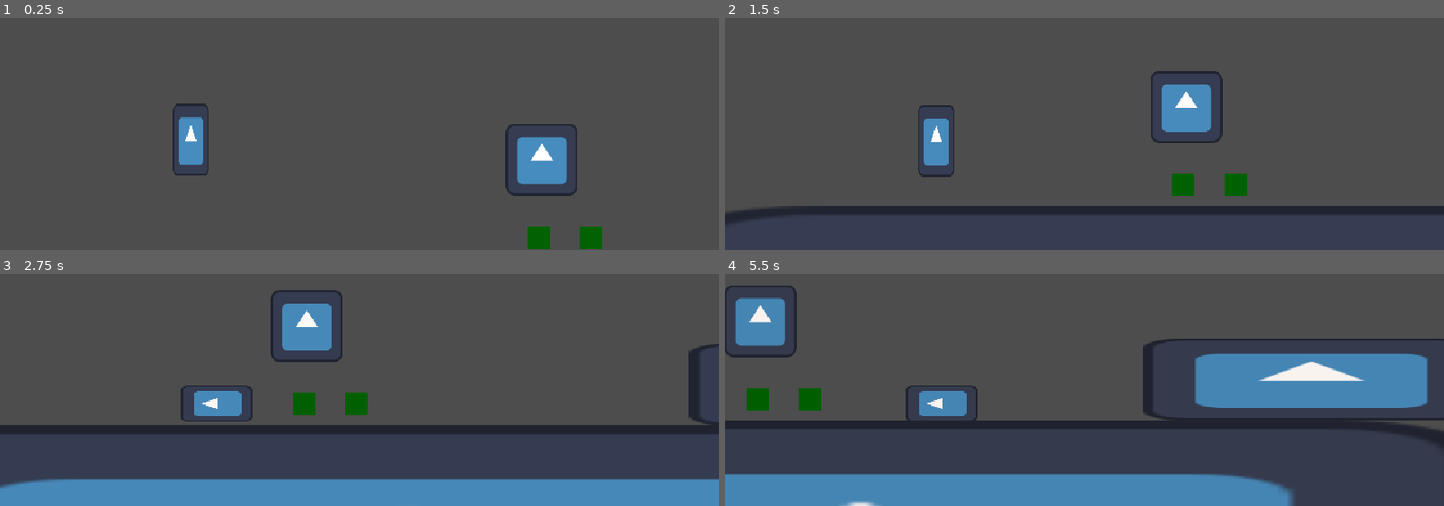
Above: before the commit, frames 1-4 (two rows, left to right).
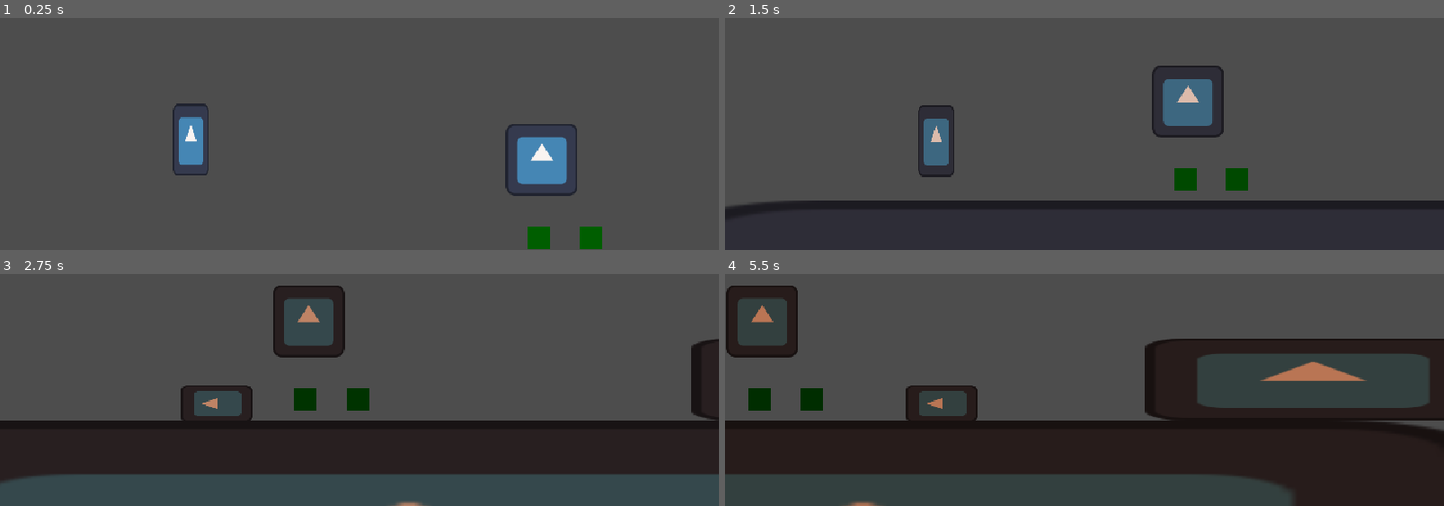
Above: after the commit, the same moments.

Repository: AlfredoCamarena/Protocolo-Ocaso
Game: Godot game, scene res://main/main.tscn
Two runs of this game, one before a commit and one after it. Both use one fixed random seed, a clock stepped at 60 frames per second and the inputs below. The engine's default icon, where the game draws it, is replaced by a stand-in: a white triangle on a blue panel in a dark square.
Inputs:
- Up to frame 1 (0.25 s): no input
- Up to frame 2 (1.5 s): tap Enter at 0.5 s; hold S (slide) 0.53-1.28 s; tap Space (jump) at 0.77 s; tap S (slide) at 1.35 s
- Up to frame 3 (2.75 s): tap Space (jump) at 1.52 s; hold S (slide) from 2.03 s (still down)
- Up to frame 4 (5.5 s): release S (slide) at 2.78 s; tap S (slide) at 2.85, 4.35 s; tap Space (jump) at 3.02, 3.77, 4.52 s; hold S (slide) 3.53-4.28 s; hold S (slide) from 5.03 s (still down)

The runs differ from the first frame. In frame 2, 21% of the frame differs, in the area x 0-100%, y 20-100%; in frame 3, 39%; in frame 4, 56%, in the area x 0-100%, y 5-100%.

Commit message:
Mejora transición de climbing a running

Diff:
--- a/main/main.tscn
+++ b/main/main.tscn
@@ -15,7 +15,7 @@
 tracks/0/interp = 1
 tracks/0/loop_wrap = true
 tracks/0/keys = {
-"times": PackedFloat32Array(0, 60.000004, 120.00001, 180),
+"times": PackedFloat32Array(0, 3.0333333, 120.00001, 180),
 "transitions": PackedFloat32Array(1, 1, 1, 1),
 "update": 0,
 "values": [Color(1, 1, 1, 1), Color(0.7188297, 0.4641232, 0.3343134, 1), Color(1, 0.27058825, 0.05490196, 1), Color(0, 0.007843138, 0.22352941, 1)]
--- a/player/player.gd
+++ b/player/player.gd
@@ -6,8 +6,7 @@
 @export var jump_force := -400.0
 @export var climb_speed := -400.0
 
-@onready var ray_cast_wall_high := $RayCastWallHigh as RayCast2D
-@onready var ray_cast_wall_low := $RayCastWallLow as RayCast2D
+@onready var ray_cast_front_low := $RayCastFrontLow as RayCast2D
 @onready var health_cmp := $HealthCMP as HealthCMP
 
 var running_speed: float
--- a/player/player.tscn
+++ b/player/player.tscn
@@ -10,25 +10,30 @@
 [ext_resource type="Script" uid="uid://dwj4cj2jxq5s3" path="res://player/states_transitions/sliding_state.gd" id="7_boad6"]
 [ext_resource type="Script" uid="uid://jok3a0h0dl5c" path="res://player/states_transitions/climbing_state.gd" id="8_rgyib"]
 
-[sub_resource type="CapsuleShape2D" id="CapsuleShape2D_rkbax"]
-radius = 44.0
-height = 144.0
+[sub_resource type="CapsuleShape2D" id="CapsuleShape2D_hg6s5"]
+radius = 30.0
+height = 124.0
 
 [sub_resource type="CapsuleShape2D" id="CapsuleShape2D_g1dw6"]
-radius = 44.0
-height = 144.0
+radius = 30.0
+height = 124.0
 
 [node name="Player" type="CharacterBody2D"]
 collision_layer = 2
 script = ExtResource("1_g1dw6")
 climb_speed = -500.0
 
+[node name="Sprite2D" type="Sprite2D" parent="."]
+scale = Vector2(0.5, 1)
+texture = ExtResource("1_oul6g")
+offset = Vector2(0, -64)
+
 [node name="CollisionShapeStanding" type="CollisionShape2D" parent="."]
 position = Vector2(0, -64)
-shape = SubResource("CapsuleShape2D_rkbax")
+shape = SubResource("CapsuleShape2D_hg6s5")
 
 [node name="CollisionShapeSliding" type="CollisionShape2D" parent="."]
-position = Vector2(0, -45)
+position = Vector2(0, -31)
 rotation = 1.5707964
 shape = SubResource("CapsuleShape2D_g1dw6")
 disabled = true
@@ -37,23 +42,15 @@
 script = ExtResource("2_hg6s5")
 metadata/_custom_type_script = "uid://dfmk3lkfqrbru"
 
-[node name="Sprite2D" type="Sprite2D" parent="."]
-scale = Vector2(0.5, 1)
-texture = ExtResource("1_oul6g")
-offset = Vector2(0, -64)
+[node name="RayCastFrontLow" type="RayCast2D" parent="."]
+position = Vector2(0, -4)
+rotation = -1.5707964
+target_position = Vector2(-1.4305115e-06, 32)
 
 [node name="Camera2D" type="Camera2D" parent="."]
 offset = Vector2(300, -200)
 zoom = Vector2(0.5, 0.5)
 position_smoothing_enabled = true
-
-[node name="RayCastWallHigh" type="RayCast2D" parent="."]
-position = Vector2(11, -65)
-rotation = -1.5707964
-
-[node name="RayCastWallLow" type="RayCast2D" parent="."]
-position = Vector2(11, -11)
-rotation = -1.5707964
 
 [node name="StateMachine" type="Node" parent="." node_paths=PackedStringArray("default_state")]
 script = ExtResource("2_rkbax")
--- a/player/states/player_state_run.gd
+++ b/player/states/player_state_run.gd
@@ -2,4 +2,4 @@
 extends PlayerStateBase
 
 func start():
-	player.velocity.x = player.running_speed
+	player.velocity = Vector2(player.running_speed, 0)
--- a/player/states_transitions/climbing_state.gd
+++ b/player/states_transitions/climbing_state.gd
@@ -3,5 +3,5 @@
 func on_physics_process(delta: float) -> void:
 	super.on_physics_process(delta)
 
-	if not player.ray_cast_wall_low.is_colliding():
+	if not player.ray_cast_front_low.is_colliding():
 		state_transition_requested.emit(states[Player.State.RUNNING])
--- a/player/states_transitions/falling_state.gd
+++ b/player/states_transitions/falling_state.gd
@@ -4,5 +4,5 @@
 	super.on_physics_process(delta)
 	if player.is_on_floor():
 		state_transition_requested.emit(states[Player.State.RUNNING])
-	elif player.ray_cast_wall_high.is_colliding():
+	elif player.ray_cast_front_low.is_colliding():
 		state_transition_requested.emit(states[Player.State.CLIMBING])
--- a/player/states_transitions/running_state.gd
+++ b/player/states_transitions/running_state.gd
@@ -5,7 +5,7 @@
 
 	if not player.is_on_floor():
 		state_transition_requested.emit(states[Player.State.FALLING])
-	elif player.ray_cast_wall_high.is_colliding():
+	elif player.ray_cast_front_low.is_colliding():
 		state_transition_requested.emit(states[Player.State.CLIMBING])
 
 
